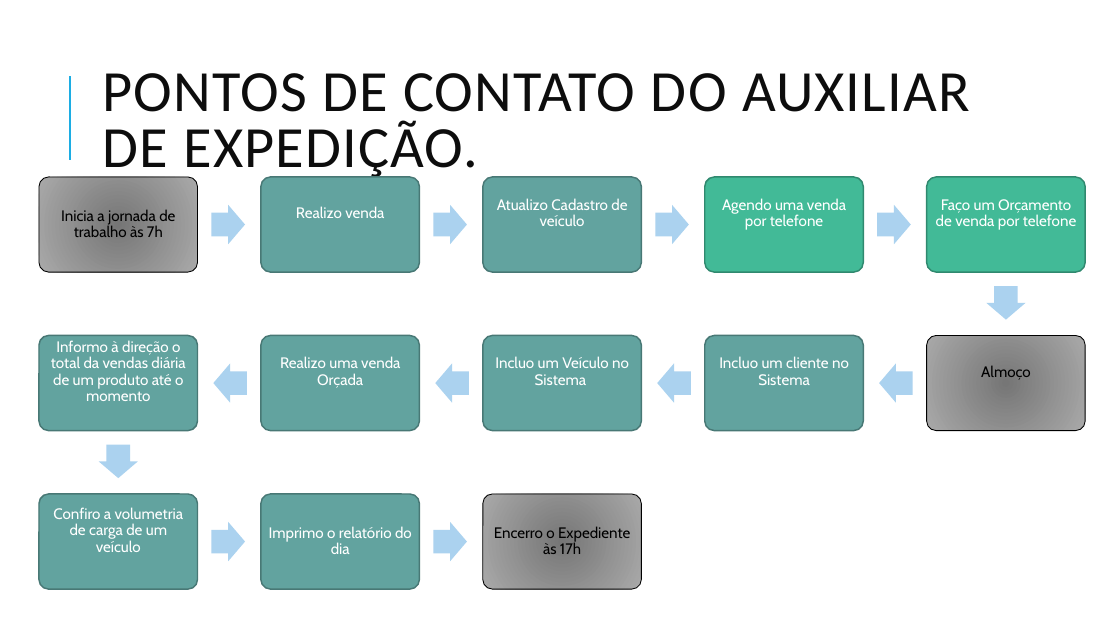
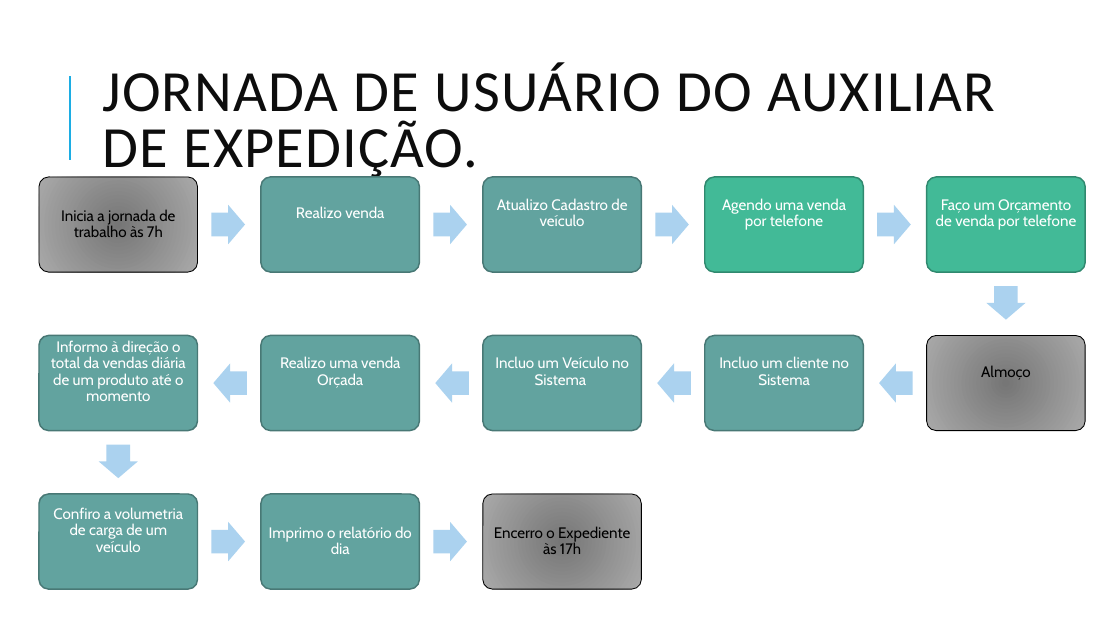
Before and after one commit to allancac/TCC_Desenvolvimento_Web_Full_Stack_2021, a slide deck: slide 6 of PBB – Product Baklog Building.pptx (slide 3 before the commit). Drawn at 1120x630 pixels with LibreOffice and Linux fonts; fonts in the diff are those of the drawing. Boxes give left, top, right and bottom in pixels: in the first picture for what was removed or moved away, otherwise in the second. Text is boxed around its words. In the diff, an @@ line names an element or a change of style, - is before the commit and + after.

```diff
--- a/PBB – Product Baklog Building.pptx
+++ b/PBB – Product Baklog Building.pptx
@@ title at <box>102,63,995,181</box>: text changed @@
-PONTOS DE CONTATO DO AUXILIAR DE EXPEDIÇÃO.
+JORNADA DE USUÁRIO DO AUXILIAR DE EXPEDIÇÃO.
```
Also in this commit, not shown: 7 other slides changed, 12 slides added, 5 slides removed, 5 other files.
